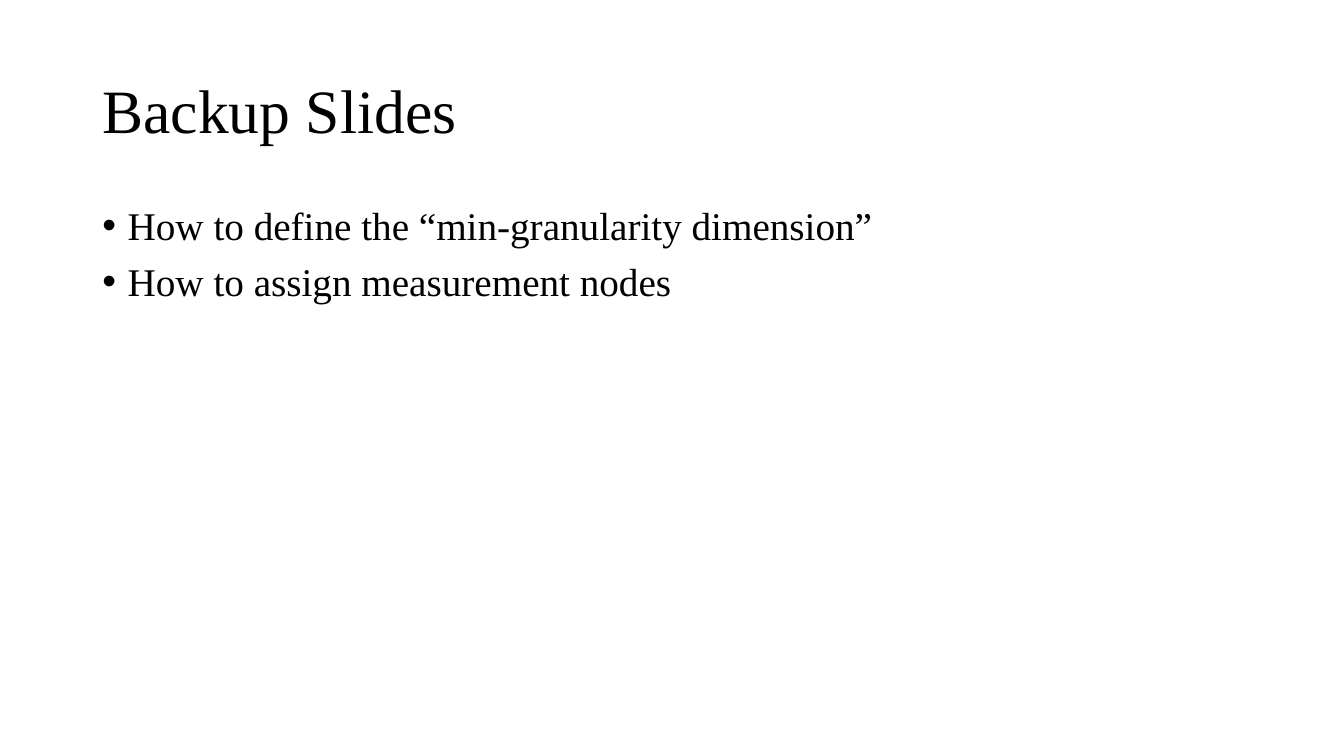
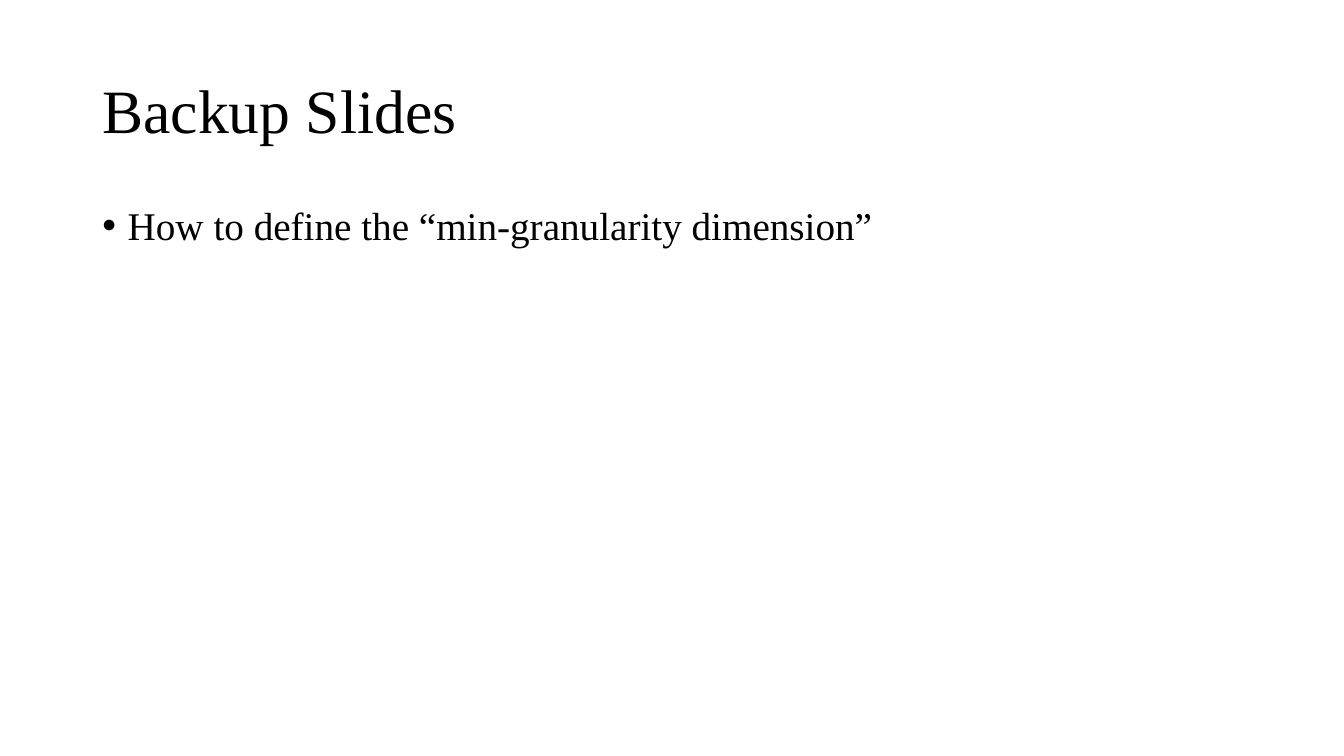
Before and after one commit to Lipox/Dimension, a slide deck: slide 34 of dimensions.pptx (slide 30 before the commit). Drawn at 1344x756 pixels with LibreOffice and Linux fonts; fonts in the diff are those of the drawing. Boxes give left, top, right and bottom in pixels: in the first picture for what was removed or moved away, otherwise in the second. Text is boxed around its words. In the diff, an @@ line names an element or a change of style, - is before the commit and + after.

```diff
--- a/dimensions.pptx
+++ b/dimensions.pptx
@@ text at [128, 268, 671, 304]: paragraph removed @@
-• How to assign measurement nodes
```
Also in this commit, not shown: 2 other slides changed, 3 slides added.
